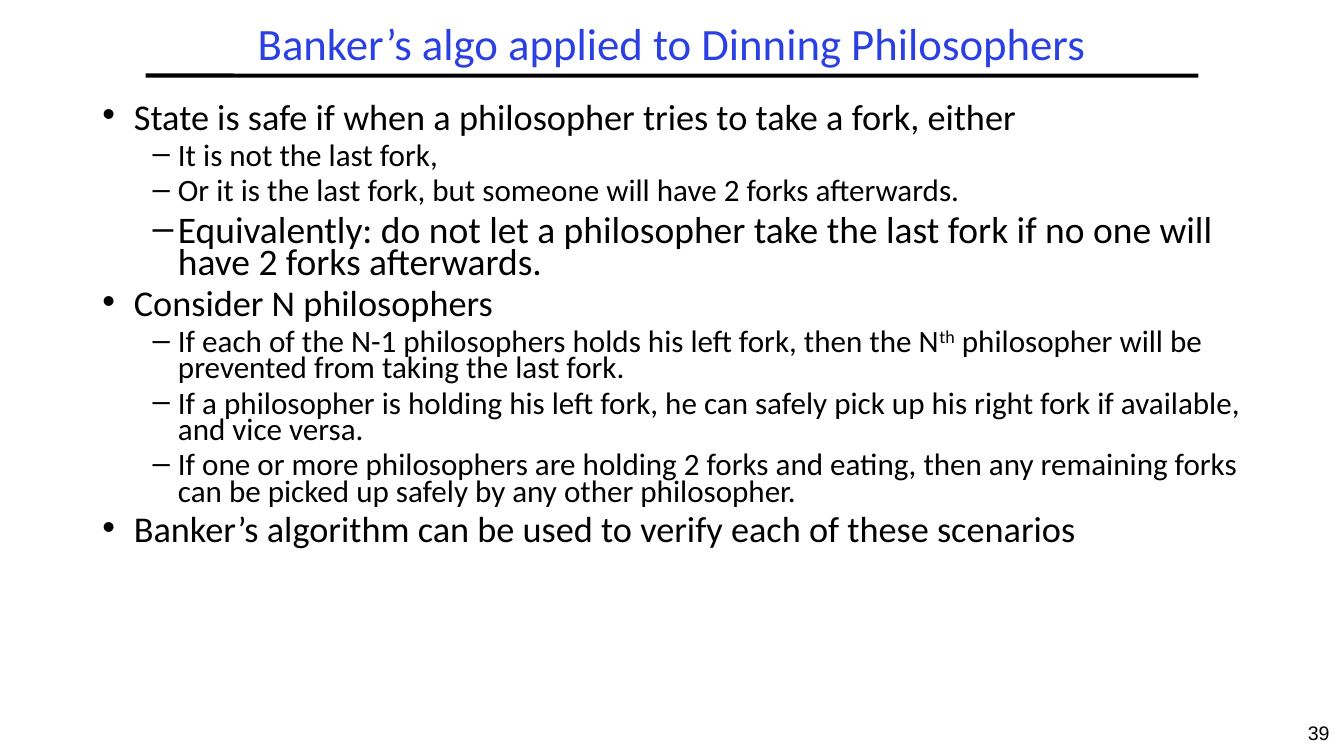
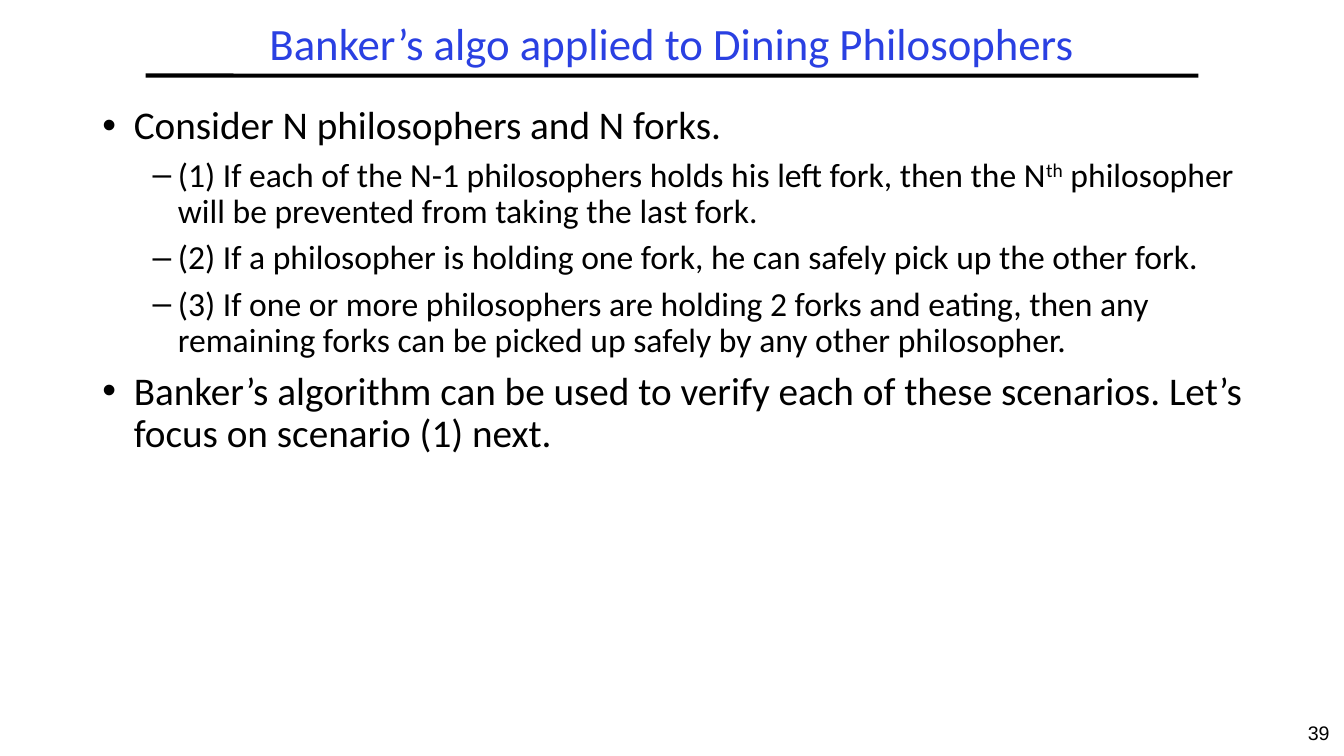
Before and after one commit to guhofstra/CSC256Fa25, a slide deck: slide 39 of PPTs/L4-Deadlocks.pptx. Drawn at 1344x756 pixels with LibreOffice and Linux fonts; fonts in the diff are those of the drawing. Boxes give left, top, right and bottom in pixels: in the first picture for what was removed or moved away, otherwise in the second. Text is boxed around its words. In the diff, an @@ line names an element or a change of style, - is before the commit and + after.

```diff
--- a/PPTs/L4-Deadlocks.pptx
+++ b/PPTs/L4-Deadlocks.pptx
@@ title at [269,28,1073,68]: text changed @@
-Banker’s algo applied to Dinning Philosophers
+Banker’s algo applied to Dining Philosophers
@@ text at [134,111,1242,453]: text changed; size 22.2 to 24 pt @@
-• State is safe if when a philosopher tries to take a fork, either
-  – It is not the last fork,
-  – Or it is the last fork, but someone will have 2 forks afterwards.
-  – Equivalently: do not let a philosopher take the last fork if no one will have 2 forks afterwards.
-• Consider N philosophers
-  – If each of the N-1 philosophers holds his left fork, then the Nth philosopher will be prevented from taking the last fork.
-  – If a philosopher is holding his left fork, he can safely pick up his right fork if available, and vice versa.
-  – If one or more philosophers are holding 2 forks and eating, then any remaining forks can be picked up safely by any other philosopher.
-• Banker’s algorithm can be used to verify each of these scenarios
+• Consider N philosophers and N forks.
+  – (1) If each of the N-1 philosophers holds his left fork, then the Nth philosopher will be prevented from taking the last fork.
+  – (2) If a philosopher is holding one fork, he can safely pick up the other fork.
+  – (3) If one or more philosophers are holding 2 forks and eating, then any remaining forks can be picked up safely by any other philosopher.
+• Banker’s algorithm can be used to verify each of these scenarios. Let’s focus on scenario (1) next.
```
Also in this commit, not shown: 34 other slides changed, 1 slide added, 10 slides removed, 10 other files.
